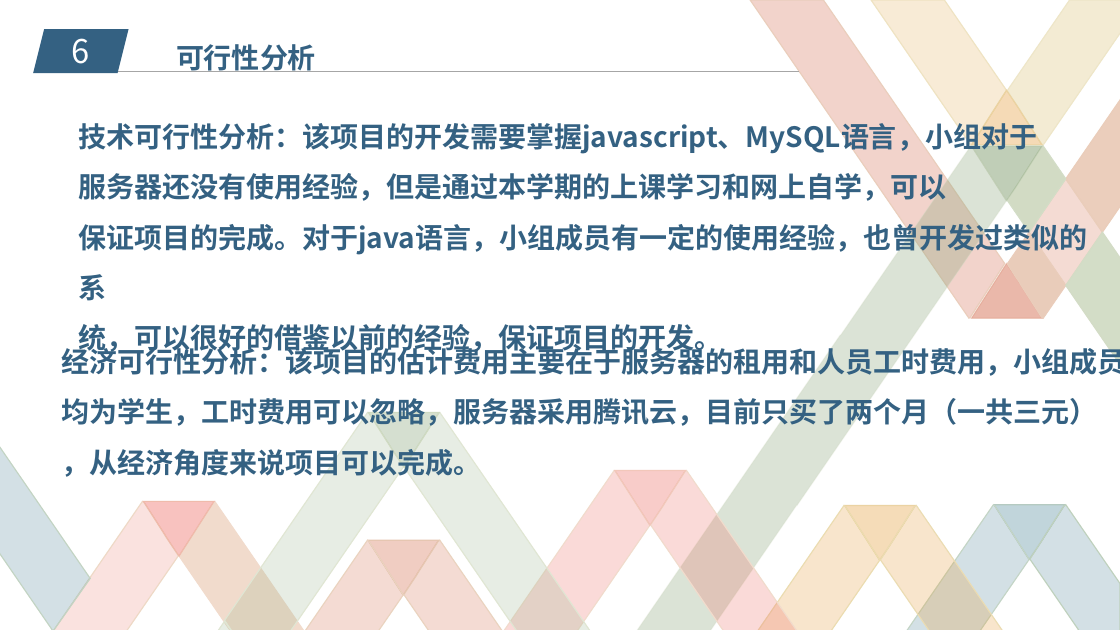
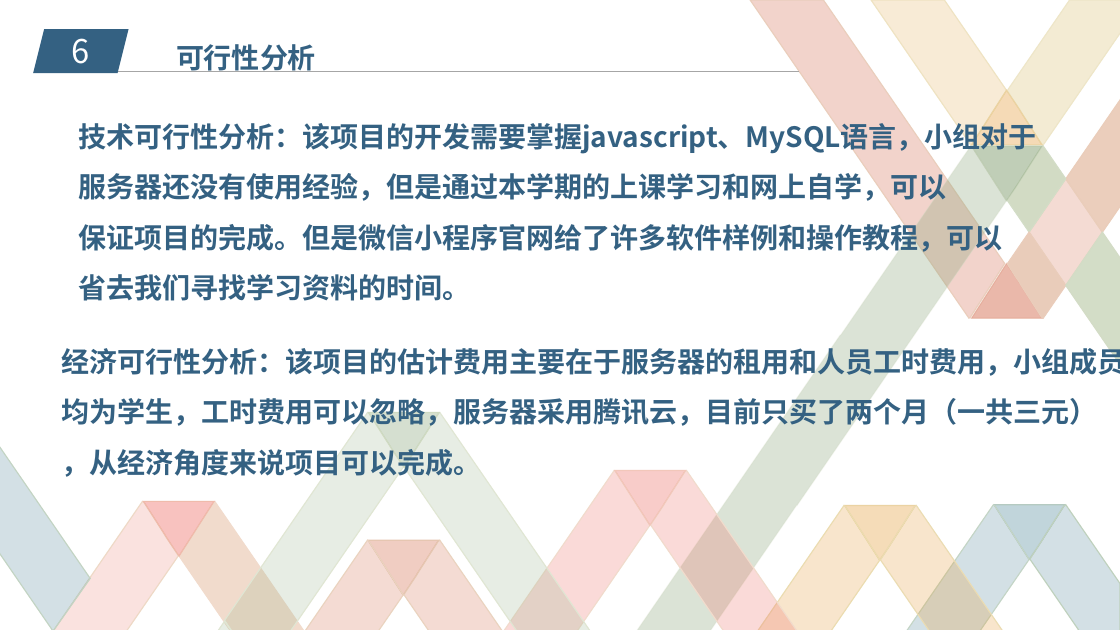
Before and after one commit to zucccxy/project, a slide deck: slide 10 of SE2017秋-G02-项目介绍-招聘系统.pptx. Drawn at 1120x630 pixels with LibreOffice and Linux fonts; fonts in the diff are those of the drawing; background and template pictures are left out. Boxes give left, top, right and bottom in pixels: in the first picture for what was removed or moved away, otherwise in the second. Text is boxed around its words. In the diff, an @@ line names an element or a change of style, - is before the commit and + after.

Commit message:
2017-11-19 项目介绍ppt修改

```diff
--- a/SE2017秋-G02-项目介绍-招聘系统.pptx
+++ b/SE2017秋-G02-项目介绍-招聘系统.pptx
@@ text at (78, 220, 1002, 301): text changed @@
-保证项目的完成。对于java语言，小组成员有一定的使用经验，也曾开发过类似的系
-统，可以很好的借鉴以前的经验，保证项目的开发。
+保证项目的完成。但是微信小程序官网给了许多软件样例和操作教程，可以
+省去我们寻找学习资料的时间。
```
Also in this commit, not shown: 1 other slide changed, 1 other file.
